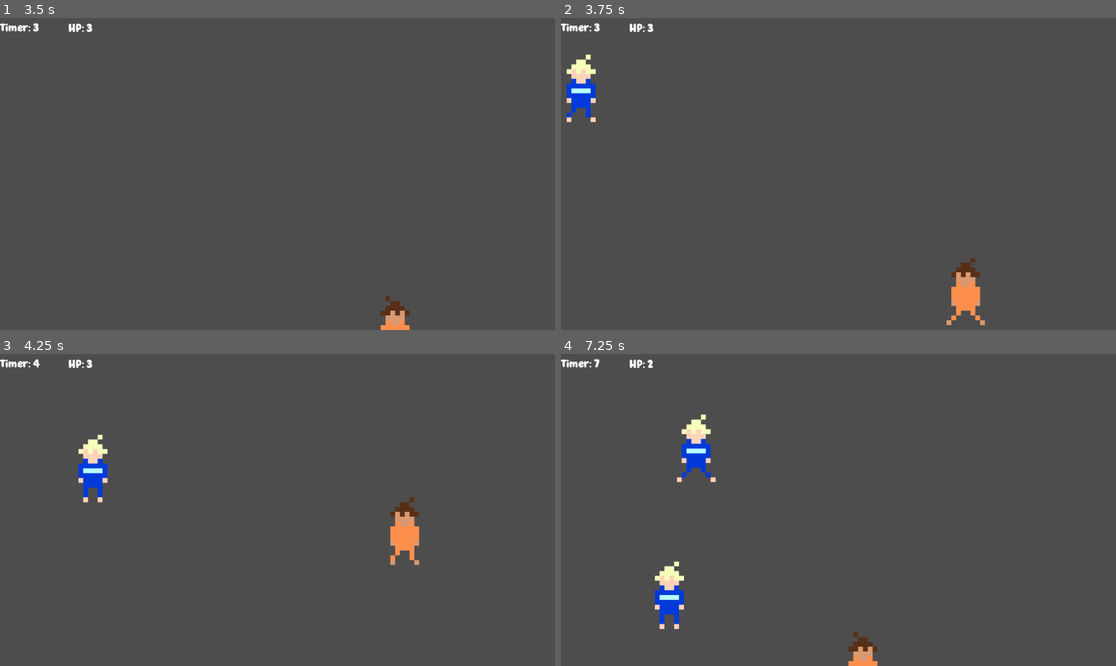
Above: before the commit, frames 1-4 (two rows, left to right).
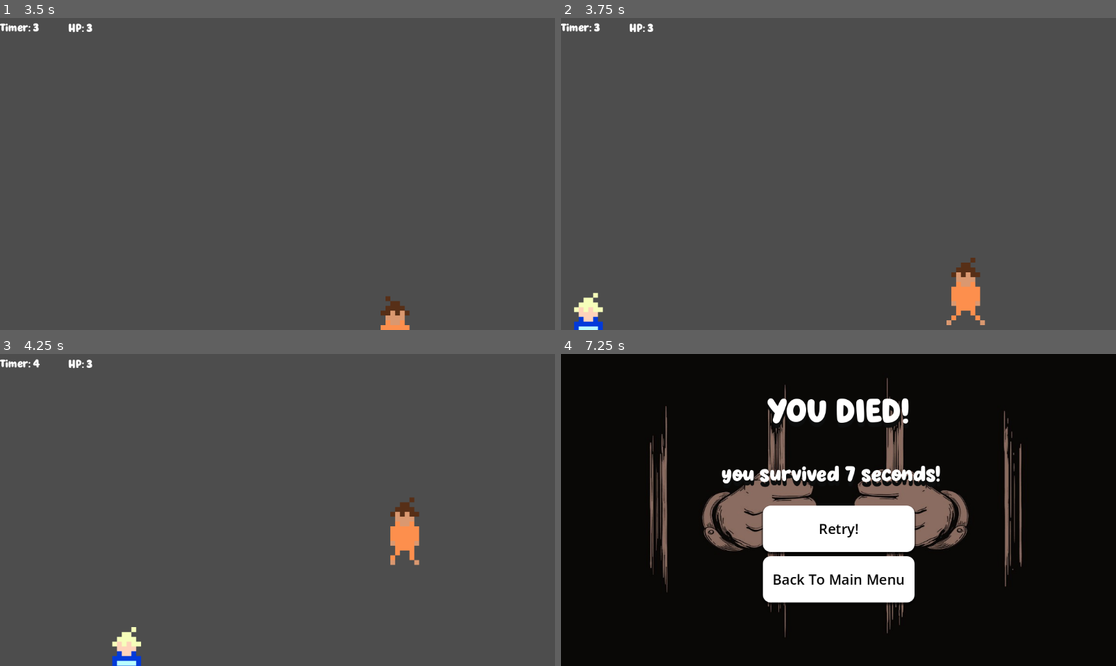
Above: after the commit, the same moments.

Repository: Starlight-dev-gen/Riot-Sim
Game: Godot game, scene res://riot-simulator/Scenes/Main_Menu.tscn
The game is run twice, just before and just after one commit, with the same random seed, the same clock (stepped at 60 frames per second) and the same inputs.
Inputs (mouse positions are in pixels of both pictures, inside the frame that each line leads up to):
- Up to frame 1 (3.5 s): click "Play!" at 0.5 s; tap Enter at 1.25 s; move the mouse to (399, 158) at 1.27 s; hold D (Move_right) 1.28-2.03 s; click (399, 158) at 1.42 s; tap Space at 1.52, 2.27 s; move the mouse to (166, 189) at 2.02 s; hold S (Move_down) 2.03-2.78 s; move the mouse to (333, 105) at 2.77 s; hold D (Move_right) from 2.78 s (still down)
- Up to frame 2 (3.75 s): move the mouse to (810, 236) at 3.52 s; release D (Move_right) at 3.53 s; hold W (Move_up) from 3.53 s (still down); click (810, 236) at 3.67 s
- Up to frame 3 (4.25 s): keep holding W (Move_up); tap Space at 3.77 s
- Up to frame 4 (7.25 s): move the mouse to (1005, 556) at 4.27 s; release W (Move_up) at 4.28 s; hold A (Move_left) 4.28-5.78 s; tap Space at 4.52, 5.27, 6.77 s; move the mouse to (672, 463) at 5.02 s; move the mouse to (866, 510) at 5.77 s; hold S (Move_down) 5.78-6.53 s; click (866, 510) at 5.92 s; move the mouse to (755, 432) at 6.52 s; hold D (Move_right) from 6.53 s (still down)

Frame 1 is identical in both runs. In frame 2, 1.2% of the frame differs, in the area x 1-8%, y 11-100%; in frame 3, 1.3%; in frame 4, 99%, in the area x 0-100%, y 0-100%.

Commit message:
Add files via upload

Diff:
--- a/riot-simulator/Scenes/main.tscn
+++ b/riot-simulator/Scenes/main.tscn
@@ -1,15 +1,9 @@
-[gd_scene load_steps=6 format=3 uid="uid://dtk7nl46u1hw3"]
+[gd_scene load_steps=5 format=3 uid="uid://dtk7nl46u1hw3"]
 
 [ext_resource type="Script" uid="uid://cs1qb7l16244p" path="res://Scripts/main.gd" id="1_bo1nx"]
 [ext_resource type="PackedScene" uid="uid://d1w4jied5ch6i" path="res://Scenes/player.tscn" id="1_jjgbg"]
 [ext_resource type="PackedScene" uid="uid://dlx8fv55rmqdl" path="res://Scenes/enemy.tscn" id="2_8gbba"]
 [ext_resource type="FontFile" uid="uid://c25r3uk53bbx4" path="res://Assets/Super Joyful.ttf" id="4_jjvhh"]
-
-[sub_resource type="Curve2D" id="Curve2D_jjgbg"]
-_data = {
-"points": PackedVector2Array(0, 0, 0, 0, -2, -2, 0, 0, 0, 0, 1152, 0, 0, 0, 0, 0, 1154, 650, 0, 0, 0, 0, -2, 650, 0, 0, 0, 0, -2, -2)
-}
-point_count = 5
 
 [node name="Main" type="Node"]
 script = ExtResource("1_bo1nx")
@@ -28,13 +22,6 @@
 
 [node name="StartPosition" type="Marker2D" parent="."]
 position = Vector2(240, 450)
-
-[node name="EnemyPath" type="Path2D" parent="."]
-curve = SubResource("Curve2D_jjgbg")
-
-[node name="EnemySpawnPosition" type="PathFollow2D" parent="EnemyPath"]
-position = Vector2(-2, -2)
-rotation = 0.0017331005
 
 [node name="HBoxContainer" type="HBoxContainer" parent="."]
 offset_right = 40.0
--- a/riot-simulator/Scripts/main.gd
+++ b/riot-simulator/Scripts/main.gd
@@ -45,9 +45,6 @@
 
 func _on_enemy_timer_timeout() -> void:
 	var enemy = enemy_scene.instantiate() # Create a new instance of the enemy.
-	var enemy_spawn_loc = get_node("EnemyPath/EnemySpawnPosition") # Choose random location on path.
-	enemy_spawn_loc.progress_ratio = randf()
-	enemy.position = enemy_spawn_loc.position # VECTOR2!! Send enemy to random position.
 	var ranny = randi_range(0,3)
 	if ranny == 0:
 		enemy.position = Vector2(randf_range(0, DisplayServer.screen_get_size().x), 0)
@@ -67,7 +64,7 @@
 	# enemy.linear_velocity = velocity.rotated(direction) # Turn vector to direction.
 	enemy.linear_velocity = Vector2(direction.x, direction.y)
 	# enemy.linear_velocity = enemy.linear_velocity.normalized() * enemy.linear_velocity.length()
-	if (sqrt(enemy.linear_velocity.x ** 2 + enemy.linear_velocity.y **2) > 600):
+	if (sqrt(enemy.linear_velocity.x ** 2 + enemy.linear_velocity.y **2) > 600): # change number from static to fraction of screen size
 		var lambda = 600 ** 2 / (enemy.linear_velocity.x ** 2 + enemy.linear_velocity.y ** 2)
 		enemy.linear_velocity.x *= lambda
 		enemy.linear_velocity.y *= lambda
